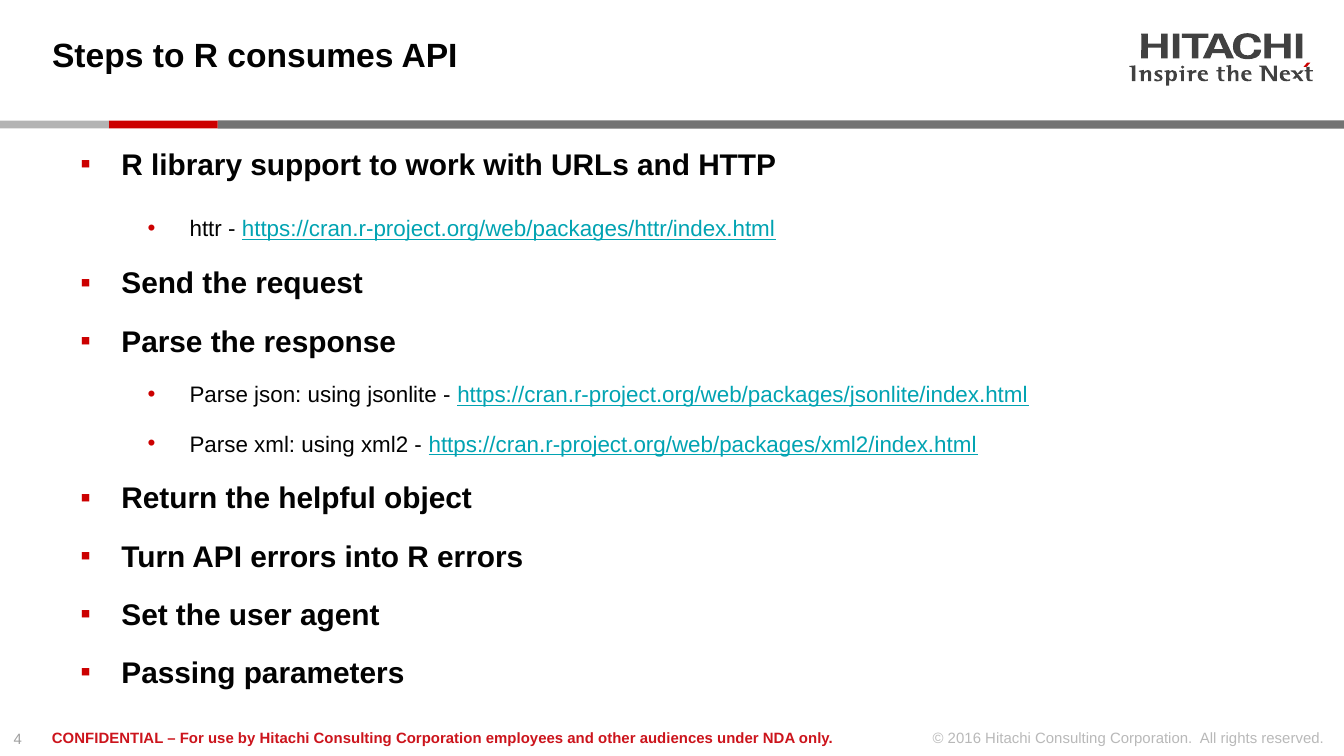
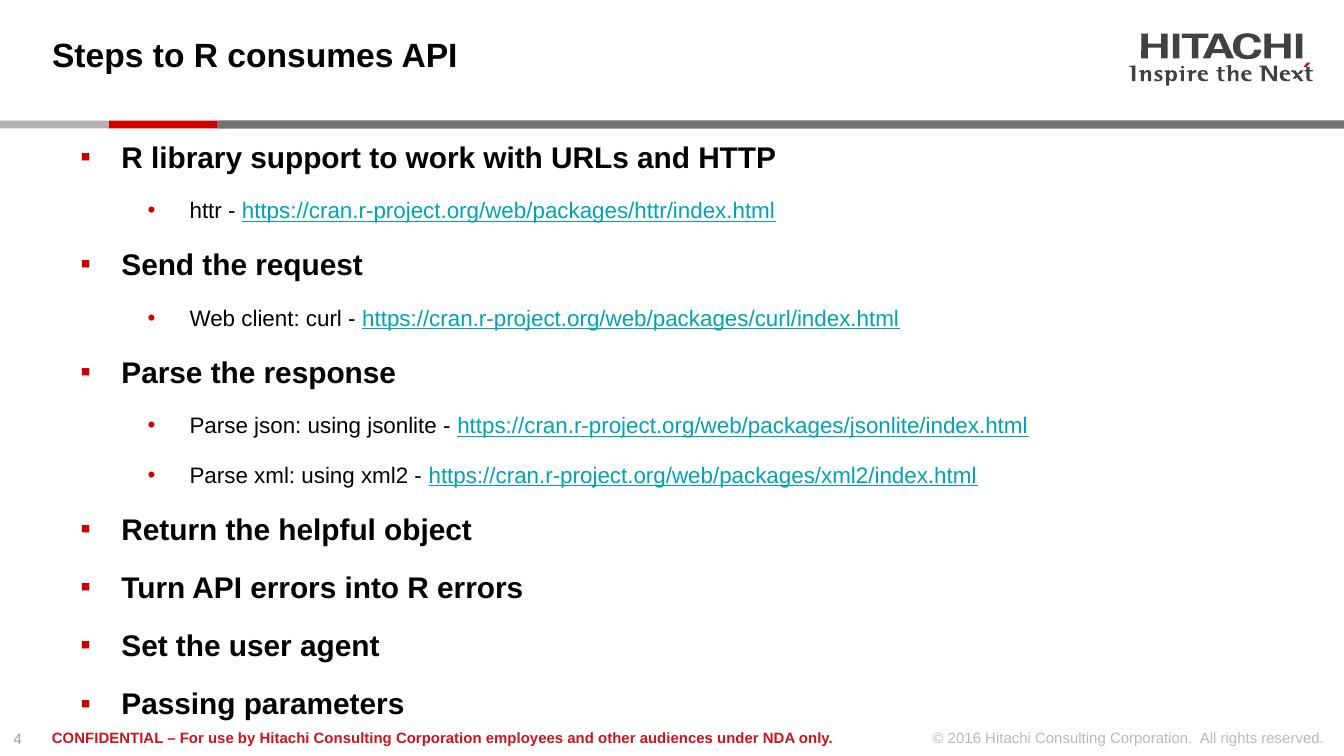
Before and after one commit to diepnk/kins, a slide deck: slide 4 of trunk/design/shiny and others/Using Web APIs from R.pptx. Drawn at 1344x756 pixels with LibreOffice and Linux fonts; fonts in the diff are those of the drawing. Boxes give left, top, right and bottom in pixels: in the first picture for what was removed or moved away, otherwise in the second. Text is boxed around its words. In the diff, an @@ line names an element or a change of style, - is before the commit and + after.

Commit message:
add curl document

```diff
--- a/trunk/design/shiny and others/Using Web APIs from R.pptx
+++ b/trunk/design/shiny and others/Using Web APIs from R.pptx
@@ text at <box>190,201,775,223</box>: less space between paragraphs @@
@@ text at <box>190,309,899,331</box>: paragraph added @@
+  • Web client: curl - https://cran.r-project.org/web/packages/curl/index.html
```
